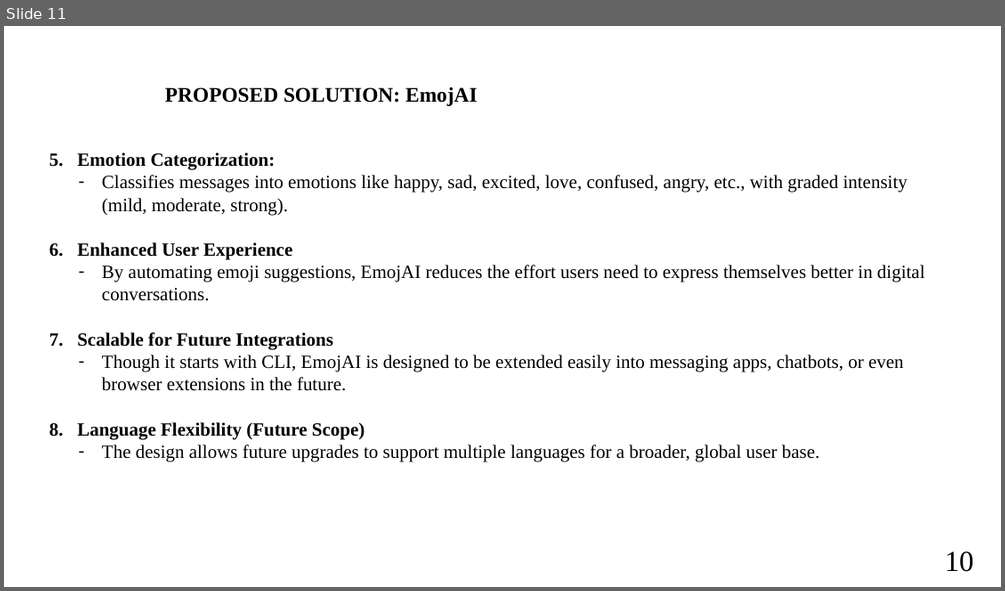
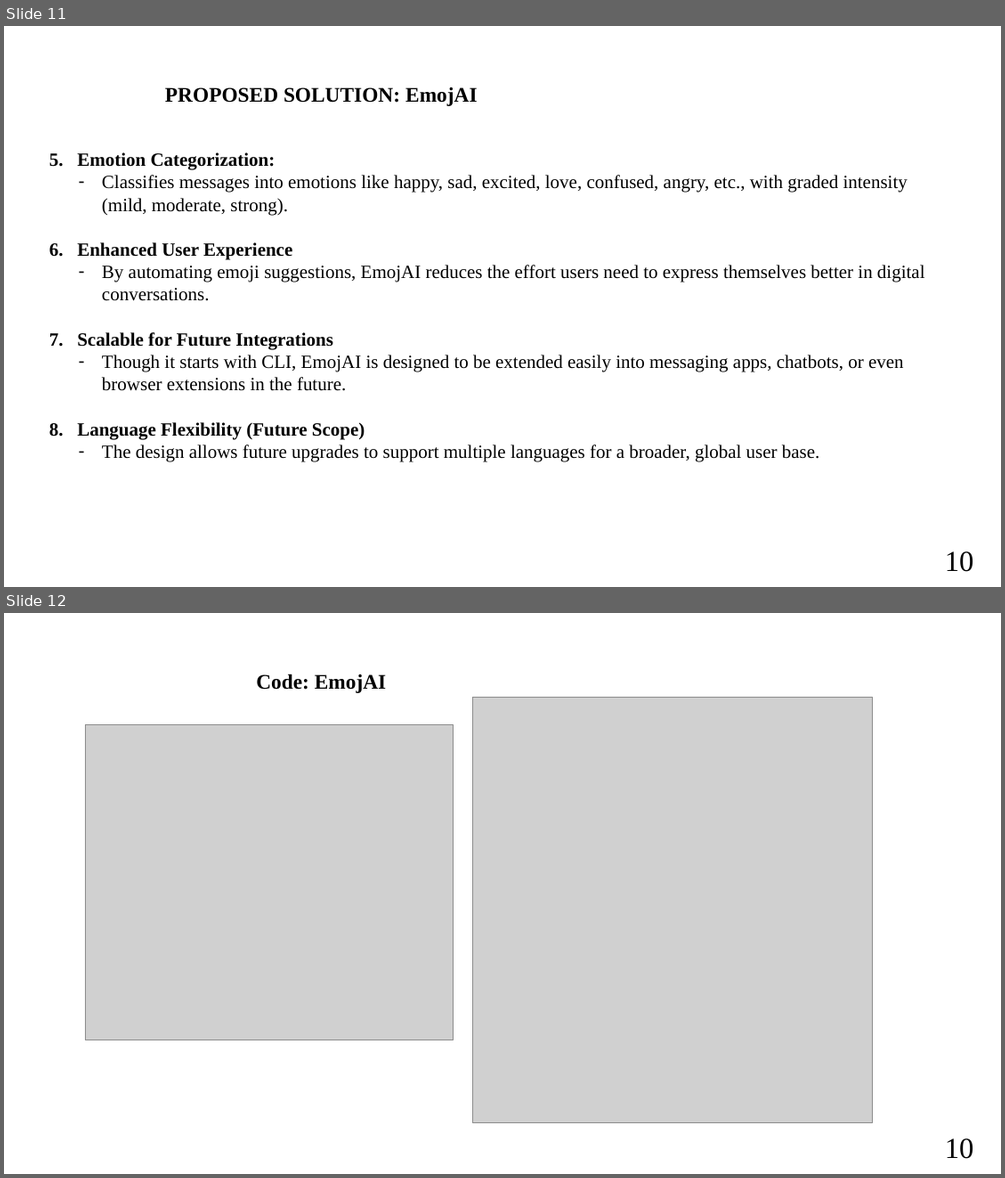
Before and after one commit to PAVANSAI-1902/EmojAI-updated, a slide deck: PPT/EmojAI_Batch-01_PPT2.pptx. Shown one above the other, each under a label of ours: slide 11 before the commit, slides 11 and 12 after it. The pictures are 1005x591 and 1005x1178 pixels, drawn with LibreOffice and Linux fonts; fonts in the diff are those of the drawing; grey boxes stand for pictures; background and template pictures are left out. Boxes give left, top, right and bottom in pixels: in the first picture for what was removed or moved away, otherwise in the second. Text is boxed around its words. In the diff, an @@ line names an element or a change of style, - is before the commit and + after.

```diff
--- a/PPT/EmojAI_Batch-01_PPT2.pptx
+++ b/PPT/EmojAI_Batch-01_PPT2.pptx
@@ slide 12 added at bbox=[4, 613, 1001, 1174], background picture (left out) @@
@@ text added at bbox=[256, 674, 386, 693], 20 pt, text #000000, bold @@
+Code: EmojAI
@@ picture added at bbox=[473, 697, 873, 1122] @@
@@ picture added at bbox=[85, 724, 453, 1040] @@
@@ text added at bbox=[945, 1138, 974, 1159], 28 pt, text #000000 @@
+10
```
Also in this commit, not shown: 10 other files.
